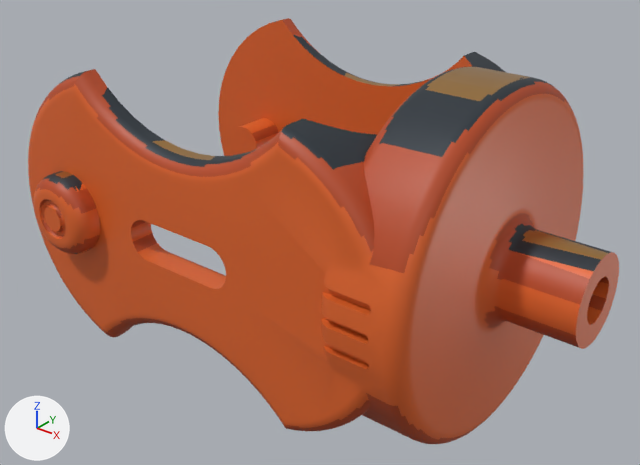
Two versions of the glTF model public/models/rotary-yoke-joint.glb, one commit apart.
Camera for both pictures: a camera (50 mm lens) standing at (0.0601, -0.0765, 0.0443) and looking at (0.0, -0.0014, -0.0023). The lights are fixed; the arrows at lower left show +X, +Y and +Z. The older version comes first. Vertices at exactly the same position are counted once.

The scene before the commit, as lines of its bpy script (objects in view):
```python
me_mesh_0 = bpy.data.meshes.new('Mesh_0')
me_mesh_0.from_pydata(...)  # 7375 vertices, 14758 faces; spans x -0.034..0.034, y -0.022..0.022, z -0.02..0.02
# faces by material slot: [7961, 1622, 4883, 292]
me_mesh_0.materials.append(mat_rotary_yoke_joint_orange)  # orange #e2662a
me_mesh_0.materials.append(mat_rotary_yoke_joint_slate)  # greyish blue #323a42
me_mesh_0.materials.append(mat_rotary_yoke_joint_orangedeep)  # orange #b9491f
me_mesh_0.materials.append(mat_rotary_yoke_joint_brass)  # orange #b88a4c
ob_mesh_0 = bpy.data.objects.new('Mesh_0', me_mesh_0)
ob_mesh_0.location = (0.0, 0.0, 0.0)
```
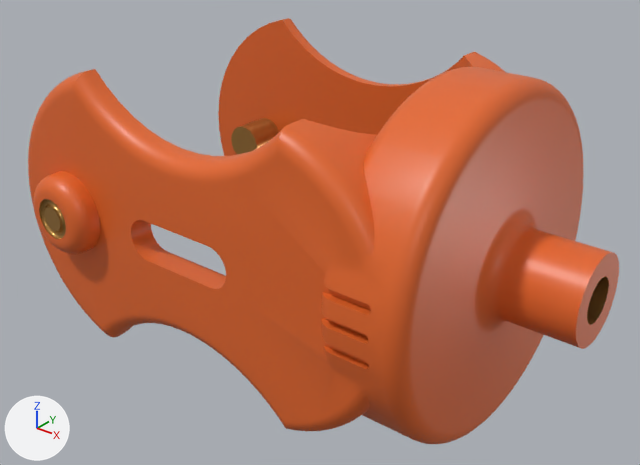
What differs and where, as boxes [x1, y1, x2, y2] in the pictures (640 x 465 px):
part 1 of me_mesh_0, recoloured: [39, 118, 609, 325] in both
part 2 of me_mesh_0, recoloured: [44, 20, 614, 347] in both
part 3 of me_mesh_0, recoloured: [35, 18, 590, 444] in both
part 4 of me_mesh_0, recoloured: [39, 125, 609, 311] in both
part 5 of me_mesh_0, recoloured: [55, 67, 608, 260] in both

Edits to the bpy script that builds the scene:
```text
Add mat_rotary_yoke_joint_cyan:
    mat_rotary_yoke_joint_cyan = principled_material('Rotary Yoke Joint|cyan')
    mat_rotary_yoke_joint_cyan.base_color = (0.016, 0.546, 0.651)  # cyan #22c3d3
    mat_rotary_yoke_joint_cyan.roughness = 0.3
    mat_rotary_yoke_joint_cyan.emission_color = (0.0547, 0.896, 1.004)  # cyan #42f3ff
    mat_rotary_yoke_joint_cyan.emission_strength = 1.0
Add mat_rotary_yoke_joint_deep:
    mat_rotary_yoke_joint_deep = principled_material('Rotary Yoke Joint|deep')
    mat_rotary_yoke_joint_deep.base_color = (0.0123, 0.016, 0.0203)  # black #1d2227
    mat_rotary_yoke_joint_deep.metallic = 0.2
    mat_rotary_yoke_joint_deep.roughness = 0.6
Change me_mesh_0:
    where me_mesh_0.from_pydata(...)  # 7375 vertices, 14758 faces; spans x -0.034..0.034, y -0.022..0.022, z -0.02..0.02
    used by ob_mesh_0; location = (0.0, 0.0, 0.0)
    me_mesh_0 part 1: 2130 faces spanning x -0.0265..0.034, y -0.022..0.022, z -0.0155..0.0155 switch from mat_rotary_yoke_joint_orange (orange #e2662a) to mat_rotary_yoke_joint_brass (orange #c0914f)
    me_mesh_0 part 2: 1586 faces spanning x -0.0273..0.034, y -0.0213..0.0213, z -0.02..0.02 switch from mat_rotary_yoke_joint_slate (greyish blue #323a42) to mat_rotary_yoke_joint_orange (orange #e5682a)
    me_mesh_0 part 3: 3781 faces spanning x -0.033..0.034, y -0.0219..0.0219, z -0.0195..0.0195 switch from mat_rotary_yoke_joint_orangedeep (orange #b9491f) to mat_rotary_yoke_joint_orange (orange #e5682a)
    me_mesh_0 part 4: 1018 faces spanning x -0.0264..0.034, y -0.022..0.022, z -0.0128..0.0128 switch from mat_rotary_yoke_joint_orangedeep (orange #b9491f) to mat_rotary_yoke_joint_brass (orange #c0914f)
    me_mesh_0 part 5: 280 faces spanning x -0.0249..0.034, y -0.0203..0.0203, z -0.02..0.02 switch from mat_rotary_yoke_joint_brass (orange #b88a4c) to mat_rotary_yoke_joint_orange (orange #e5682a)
    add me_mesh_0.materials.append(mat_rotary_yoke_joint_deep)  # black #1d2227
    add me_mesh_0.materials.append(mat_rotary_yoke_joint_cyan)  # cyan #22c3d3, glowing cyan #42f3ff
```
